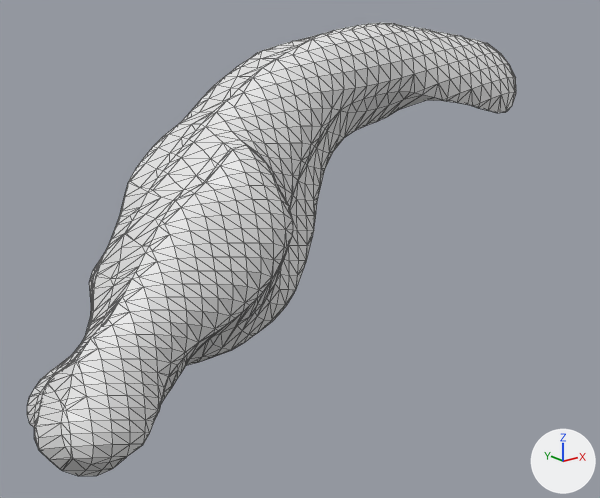
The OBJ model src/wormguides/model/obj_files/ABplpapappa_t362.obj as it was, and as the next commit left it.
One viewpoint serves both versions: a camera (50 mm lens) standing at (205.7, -110.0, 265.9) and looking at (248.2, -56.8, 244.6). Arrows for +X, +Y and +Z are at lower right; the lights stay in place. Mesh edges are drawn as thin lines. Where no turn or scale is listed for an object, it has been applied to the vertices.

Objects in the first picture: 'ABplpapappa_t362'.
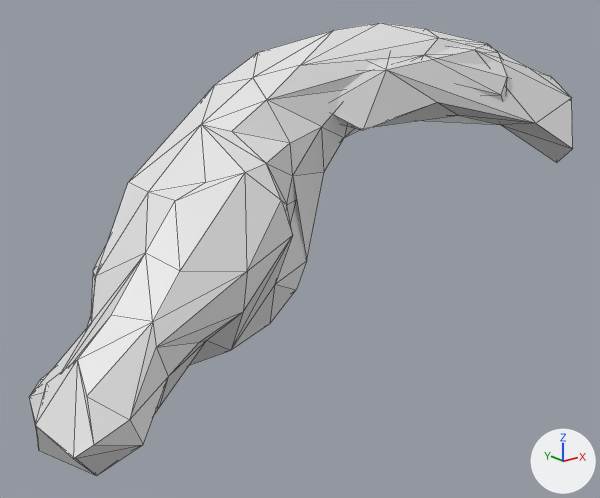
Location of each change, [x1, y1, x2, y2] in pixels of the pictures (600 x 498 px):
'ABplpapappa_t362', reshaped (11% wider): before [27, 23, 516, 476]; after [30, 23, 573, 476]
part 1 of me_abplpapappa_t362, added: after [334, 44, 573, 162]
part 2 of me_abplpapappa_t362, deleted: before [27, 23, 516, 476]

The change, as a list of edits to the scene's bpy script:
```text
Change me_abplpapappa_t362:
    used by ob_abplpapappa_t362; location = (0.0, 0.0, 0.0)
    remove me_abplpapappa_t362.from_pydata(...)  # 1492 vertices, 2980 faces; spans x 222.2..268.1, y -67.6..-44.8, z 231.6..263.1
    add me_abplpapappa_t362.from_pydata(...)  # 134 vertices, 260 faces; spans x 222.5..275.6, y -67.4..-44.9, z 231.6..263.1
    me_abplpapappa_t362 part 1: a new loose piece of 25 vertices spanning x 248.6..275.6, y -66.6..-54.7, z 250.1..261.9
    me_abplpapappa_t362 part 2: 1383 vertices removed from x 222.2..267.9, y -67.6..-44.8, z 231.6..263.1
```
